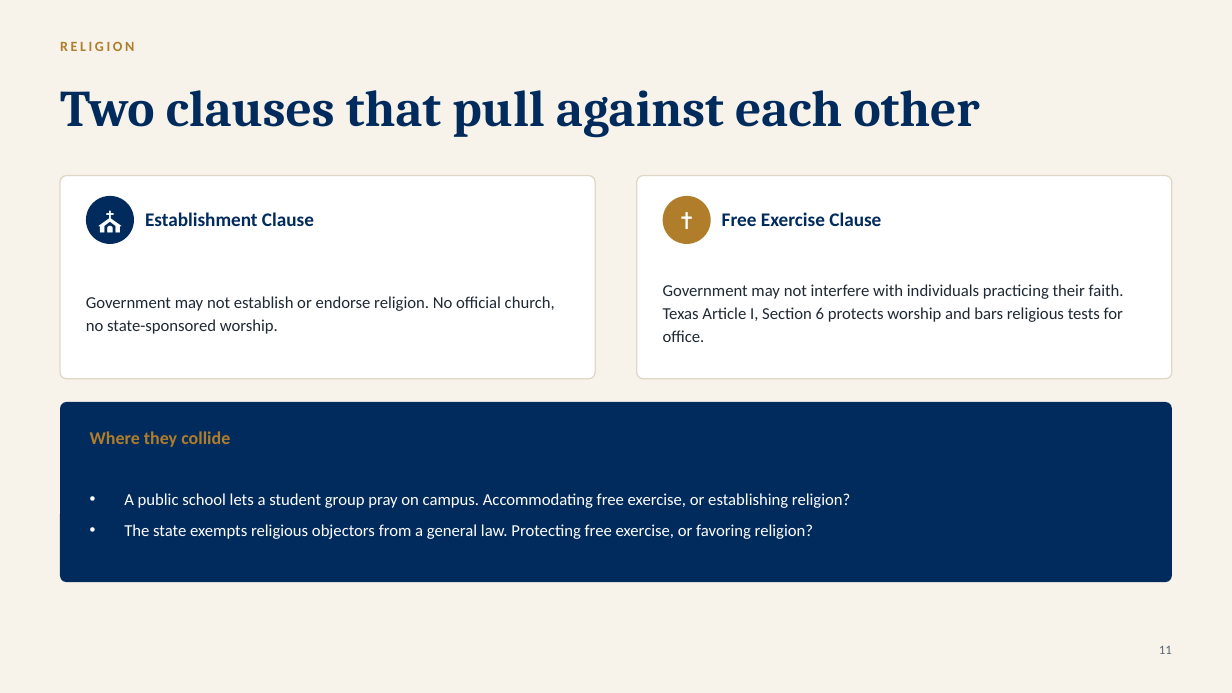
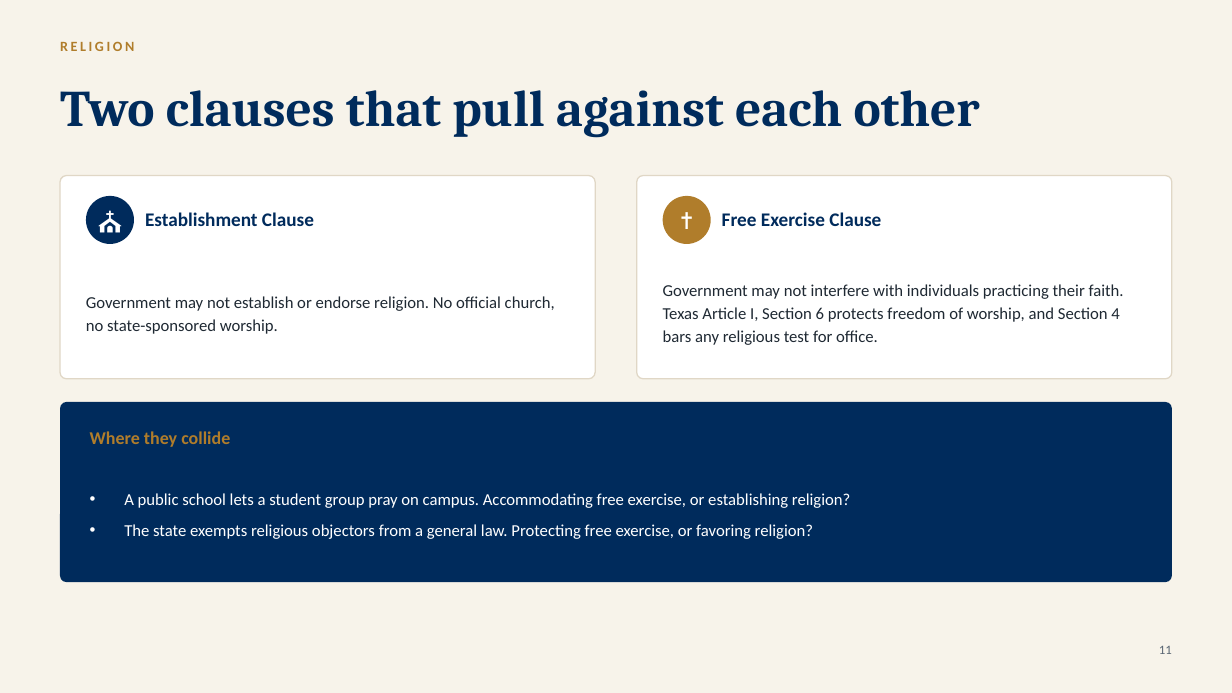
Before and after one commit to ProfessorJaredAlanStewart/texas-govt-modules, a slide deck: slide 12 of slides/Chapter 16 - Civil Liberties and Civil Rights (Lecture Deck).pptx. Drawn at 1232x693 pixels with LibreOffice and Linux fonts; fonts in the diff are those of the drawing. Boxes give left, top, right and bottom in pixels: in the first picture for what was removed or moved away, otherwise in the second. Text is boxed around its words. In the diff, an @@ line names an element or a change of style, - is before the commit and + after.

```diff
--- a/slides/Chapter 16 - Civil Liberties and Civil Rights (Lecture Deck).pptx
+++ b/slides/Chapter 16 - Civil Liberties and Civil Rights (Lecture Deck).pptx
@@ text at bbox=[663, 284, 1124, 345]: text changed @@
-Government may not interfere with individuals practicing their faith. Texas Article I, Section 6 protects worship and bars religious tests for office.
+Government may not interfere with individuals practicing their faith. Texas Article I, Section 6 protects freedom of worship, and Section 4 bars any religious test for office.
```
Also in this commit, not shown: 3 other slides changed, 58 other files.
